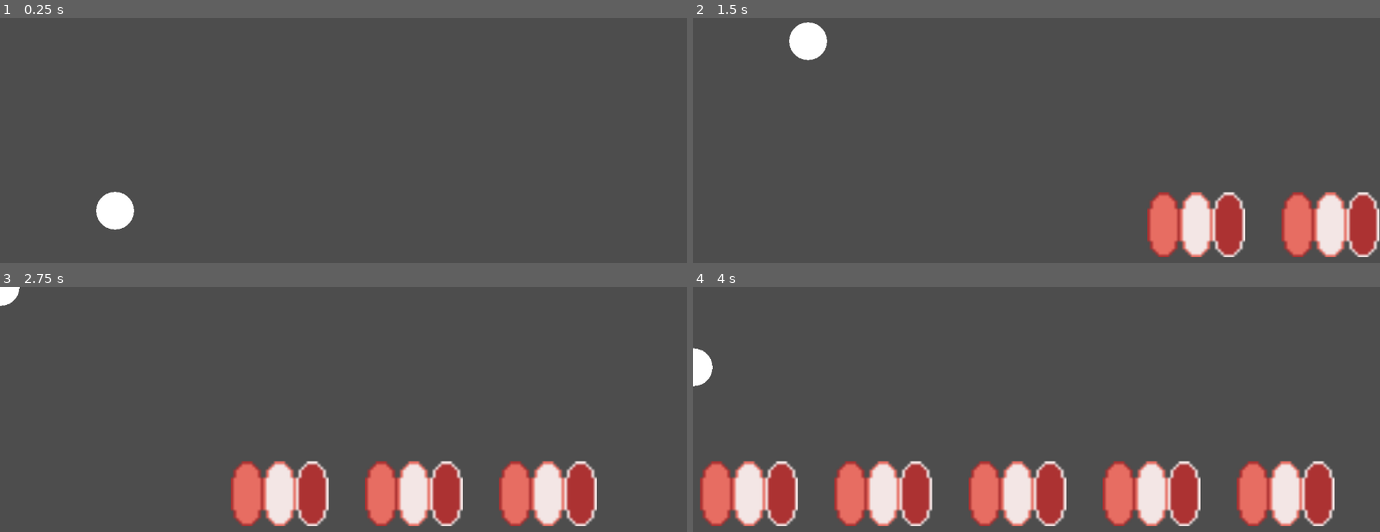
Above: before the commit, frames 1-4 (two rows, left to right).
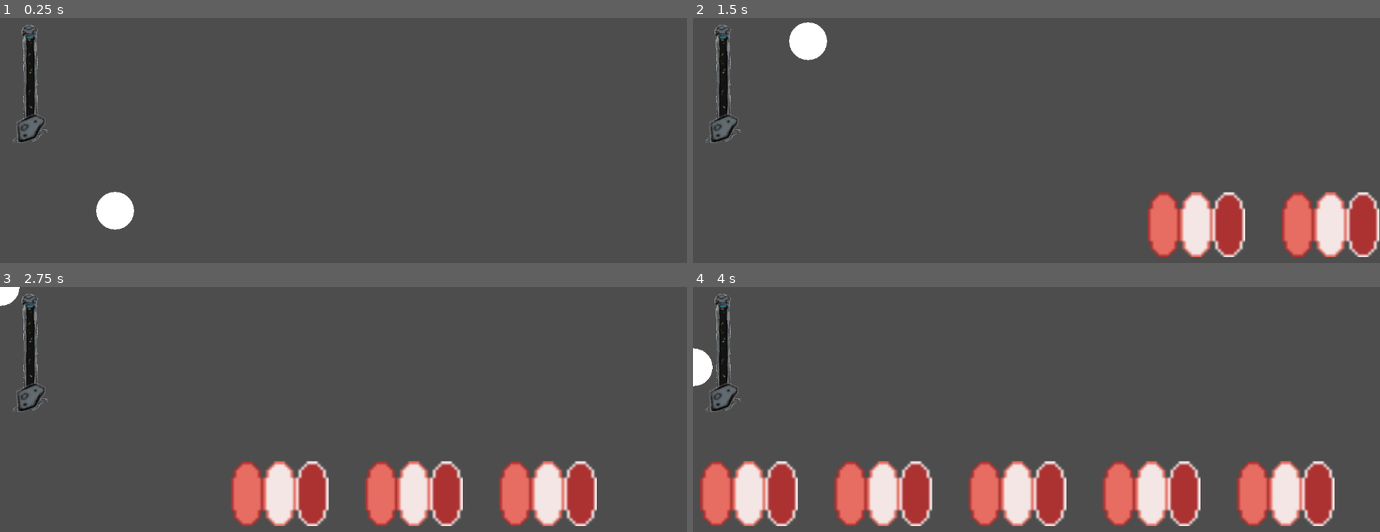
Above: after the commit, the same moments.

Repository: doggycoder456/GMTK-game-jam
Game: Godot game, scene res://Main.tscn
Two runs of this game, one before a commit and one after it. Both use one fixed random seed, a clock stepped at 60 frames per second and the inputs below.
Inputs:
- Up to frame 1 (0.25 s): no input
- Up to frame 2 (1.5 s): tap Enter at 0.5 s; hold Up (ui_up) from 0.53 s (still down); tap Space (space) at 0.6, 1.35 s
- Up to frame 3 (2.75 s): release Up (ui_up) at 2.03 s; hold Left (ui_left) from 2.03 s (still down); tap Space (space) at 2.1 s
- Up to frame 4 (4 s): tap Space (space) at 2.85, 3.6 s; release Left (ui_left) at 3.53 s; hold Down (ui_down) from 3.53 s (still down)

The runs differ from the first frame. In frame 1, 0.8% of the frame differs, in the area x 1-7%, y 2-52%; in frame 2, 0.8%; in frame 3, 0.8%; in frame 4, 0.8%.

Commit message:
Implemented a progress bar slider

Diff:
--- a/Source-code/Main.tscn
+++ b/Source-code/Main.tscn
@@ -1,7 +1,14 @@
-[gd_scene load_steps=3 format=3 uid="uid://cern3rxmbo3tl"]
+[gd_scene load_steps=6 format=3 uid="uid://cern3rxmbo3tl"]
 
 [ext_resource type="PackedScene" uid="uid://c6657rbelalwm" path="res://Player.tscn" id="1_bpmro"]
 [ext_resource type="PackedScene" uid="uid://bqfqqfysdak6h" path="res://ProjectileSpawner.tscn" id="2_tt51p"]
+[ext_resource type="Texture2D" uid="uid://cv0dqvne0bgnq" path="res://Art assets/Slider bar.png" id="3_8ml2x"]
+[ext_resource type="Texture2D" uid="uid://cwbcxa0hmgv5q" path="res://Art assets/Slider handle.png" id="4_egwsk"]
+
+[sub_resource type="StyleBoxTexture" id="StyleBoxTexture_cvpnw"]
+texture = ExtResource("3_8ml2x")
+expand_margin_left = 30.0
+expand_margin_right = 30.0
 
 [node name="Main" type="Node2D"]
 position = Vector2(1, 0)
@@ -12,3 +19,17 @@
 [node name="ProjectileSpawner" parent="." instance=ExtResource("2_tt51p")]
 position = Vector2(949, 355)
 rotation = -1.5708
+
+[node name="MainCanvasLayer" type="CanvasLayer" parent="."]
+
+[node name="ProgressBar" type="VSlider" parent="MainCanvasLayer"]
+offset_left = 1.0
+offset_top = 10.0
+offset_right = 101.0
+offset_bottom = 210.0
+theme_override_icons/grabber = ExtResource("4_egwsk")
+theme_override_icons/grabber_highlight = ExtResource("4_egwsk")
+theme_override_icons/grabber_disabled = ExtResource("4_egwsk")
+theme_override_styles/slider = SubResource("StyleBoxTexture_cvpnw")
+editable = false
+scrollable = false
--- a/Source-code/project.godot
+++ b/Source-code/project.godot
@@ -20,6 +20,10 @@
 window/size/resizable=false
 window/stretch/mode="viewport"
 
+[dotnet]
+
+project/assembly_name="GMTK-game-jam"
+
 [input]
 
 space={
Binary file added: Source-code/Art assets/Slider bar.png
Not shown, added: Source-code/Art assets/Slider bar.png.import
Binary file added: Source-code/Art assets/Slider handle.png
Not shown, added: Source-code/Art assets/Slider handle.png.import
